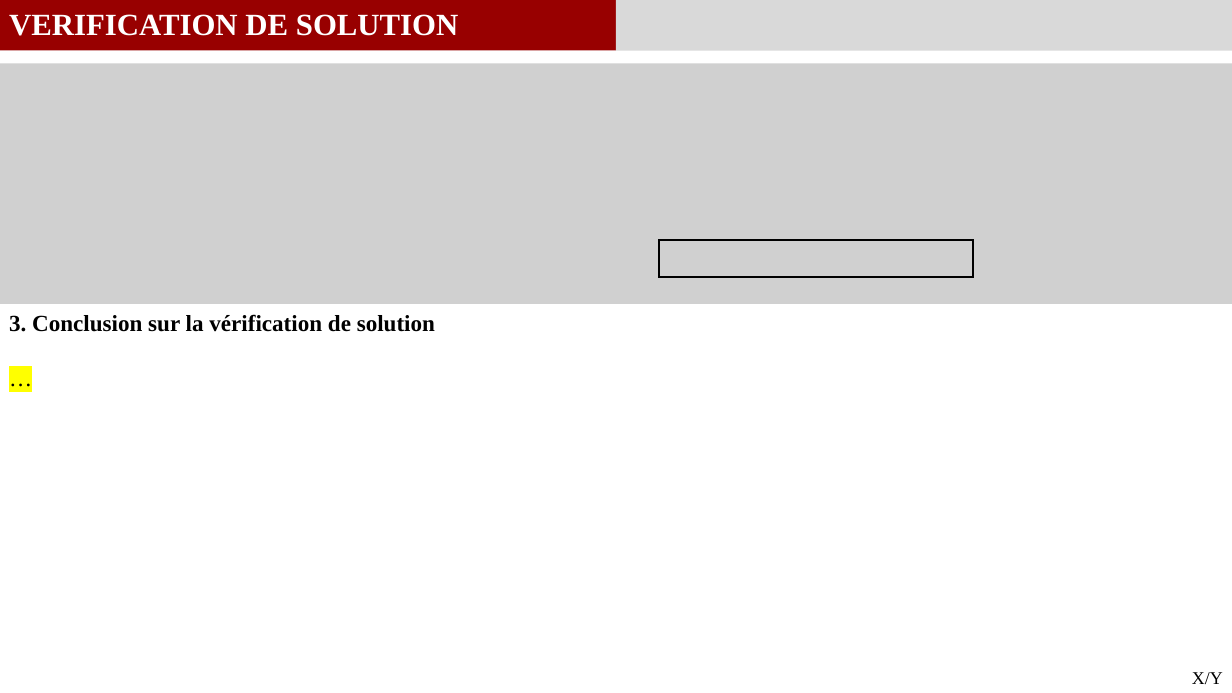
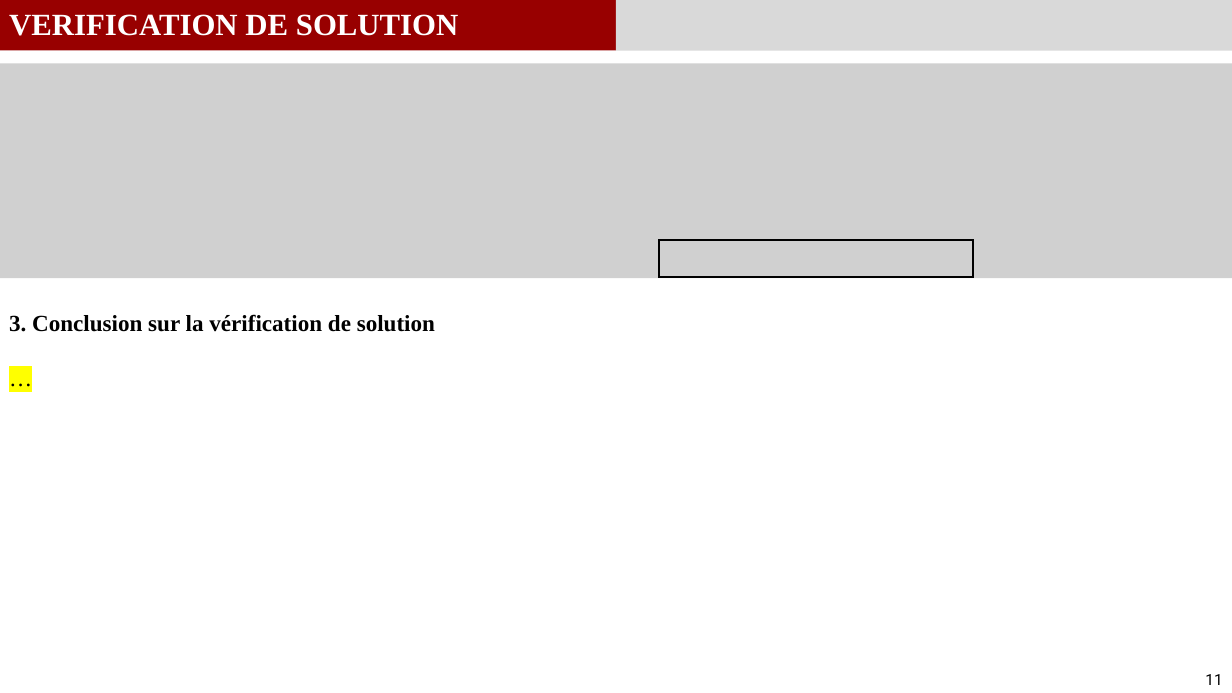
Before and after one commit to GauthierBRUNEL/MEC8211_projet, a slide deck: slide 11 of 03_Rapport/Rapport_Projet.pptx (slide 10 before the commit). Drawn at 1232x693 pixels with LibreOffice and Linux fonts; fonts in the diff are those of the drawing; grey boxes stand for pictures. Boxes give left, top, right and bottom in pixels: in the first picture for what was removed or moved away, otherwise in the second. Text is boxed around its words. In the diff, an @@ line names an element or a change of style, - is before the commit and + after.

```diff
--- a/03_Rapport/Rapport_Projet.pptx
+++ b/03_Rapport/Rapport_Projet.pptx
@@ picture: place and size @@
-picture at [0,64,1232,304]
+picture at [0,64,1232,278]
@@ text removed at [1192,672,1223,684] @@
-X/Y
@@ page number added at [1205,674,1222,685], 12 pt, text #000000 @@
+11
```
Also in this commit, not shown: 21 other slides changed, 1 slide added, 5 other files.
